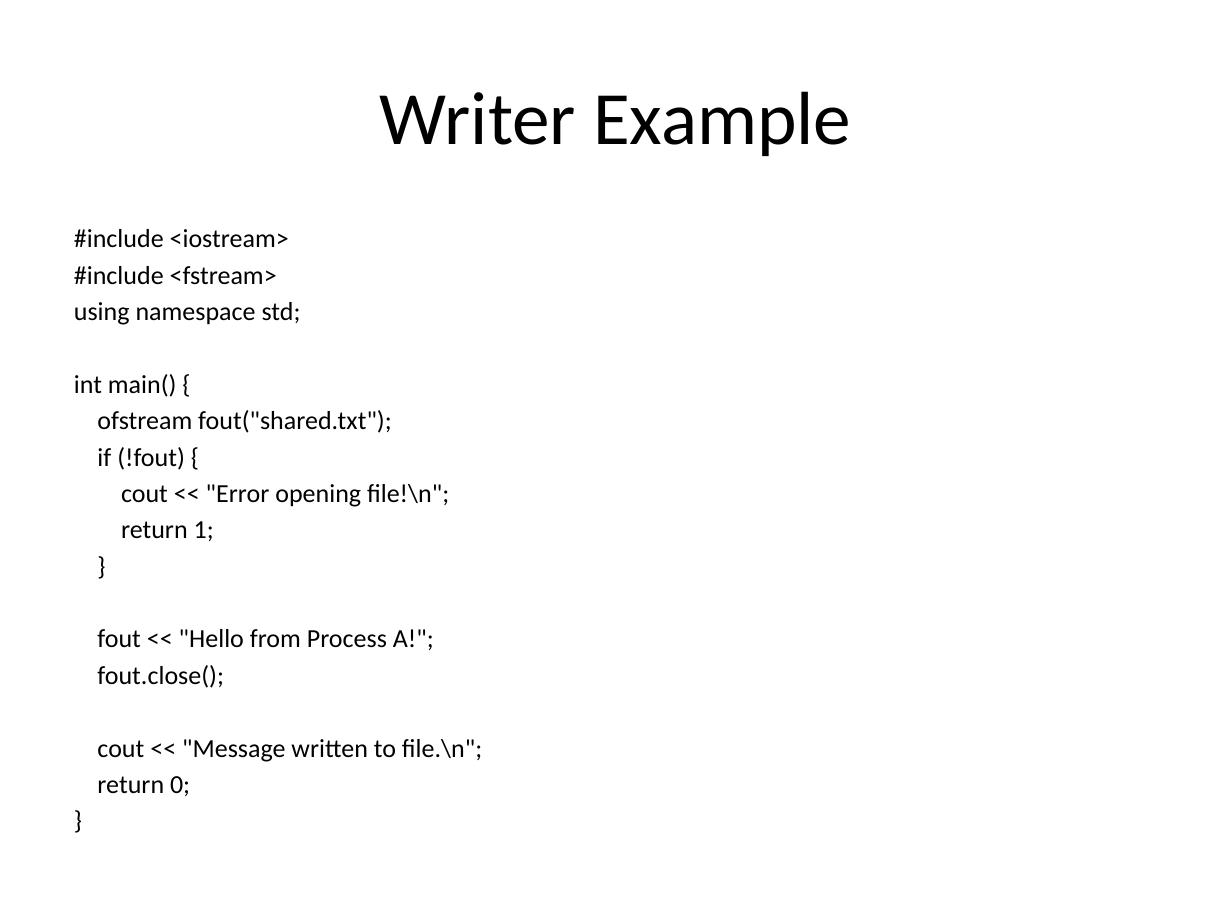
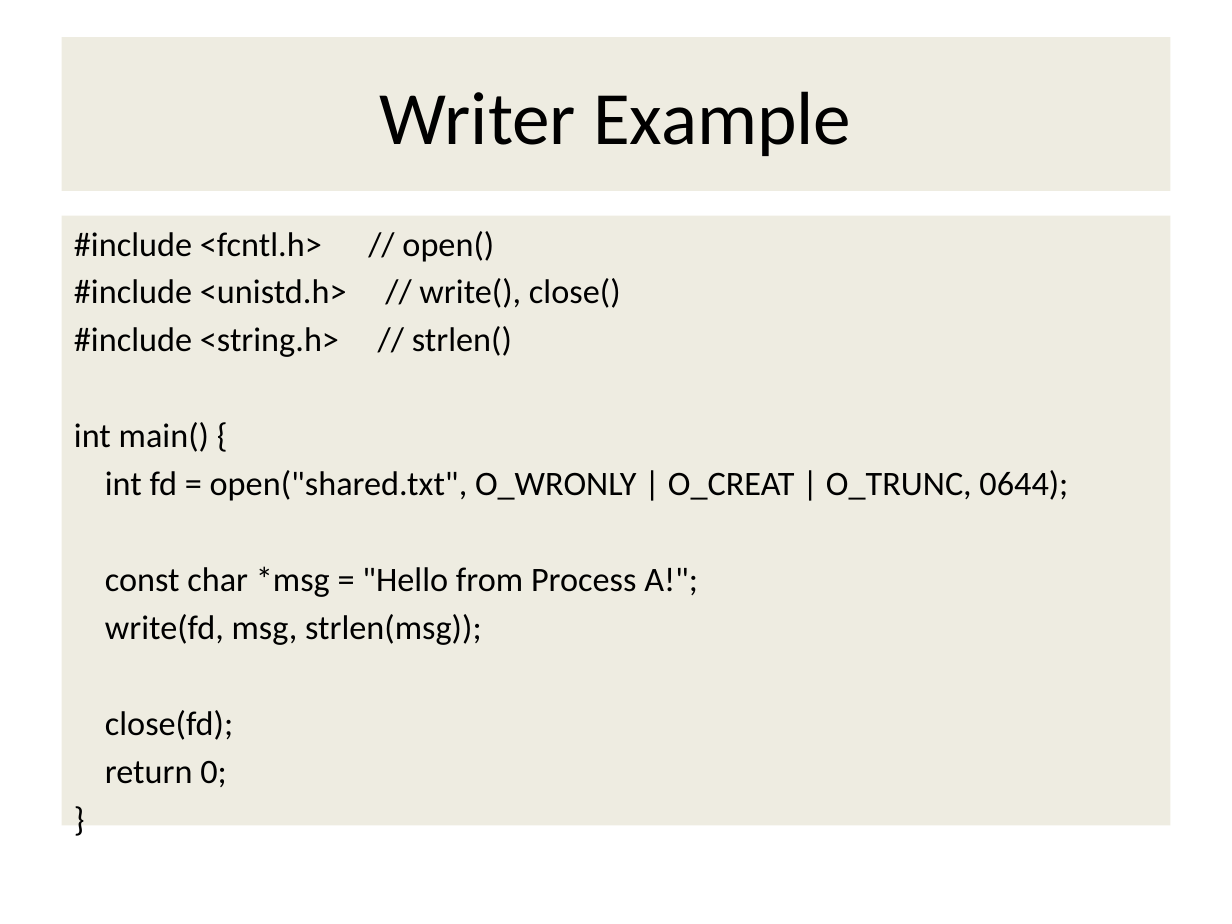
Before and after one commit to Aurshia/Inter-process-communication, a slide deck: slide 10 of IPC via shared files.pptx. Drawn at 1232x924 pixels with LibreOffice and Linux fonts; fonts in the diff are those of the drawing. Boxes give left, top, right and bottom in pixels: in the first picture for what was removed or moved away, otherwise in the second. Text is boxed around its words. In the diff, an @@ line names an element or a change of style, - is before the commit and + after.

```diff
--- a/IPC via shared files.pptx
+++ b/IPC via shared files.pptx
@@ title "Writer Example": place and size @@
-title "Writer Example" at (380, 91, 851, 156)
+title "Writer Example" at (62, 37, 1170, 191)
@@ title "Writer Example" at (62, 37, 1170, 191): fill none to #EEECE1 @@
@@ text "#include <fcntl.h> // open()": place and size @@
-text "#include <fcntl.h> // open()" at (74, 229, 482, 796)
+text "#include <fcntl.h> // open()" at (62, 216, 1170, 825)
@@ text "#include <fcntl.h> // open()" at (62, 216, 1170, 825): fill none to #EEECE1 @@
@@ text at (74, 231, 621, 357): text changed; size 15.2 to 20 pt @@
-#include <iostream>
-#include <fstream>
-using namespace std;
+#include <fcntl.h> // open()
+#include <unistd.h> // write(), close()
+#include <string.h> // strlen()
@@ text at (74, 422, 226, 787): size 15.2 to 20 pt in "int main() {", "return 0;", "}" @@
@@ text at (105, 470, 1068, 740): text changed; size 15.2 to 20 pt @@
-ofstream fout("shared.txt");
-if (!fout) {
-cout << "Error opening file!\n";
-return 1;
-}
-fout << "Hello from Process A!";
-fout.close();
-cout << "Message written to file.\n";
+int fd = open("shared.txt", O_WRONLY | O_CREAT | O_TRUNC, 0644);
+const char *msg = "Hello from Process A!";
+write(fd, msg, strlen(msg));
+close(fd);
```
Also in this commit, not shown: 13 other slides changed.
